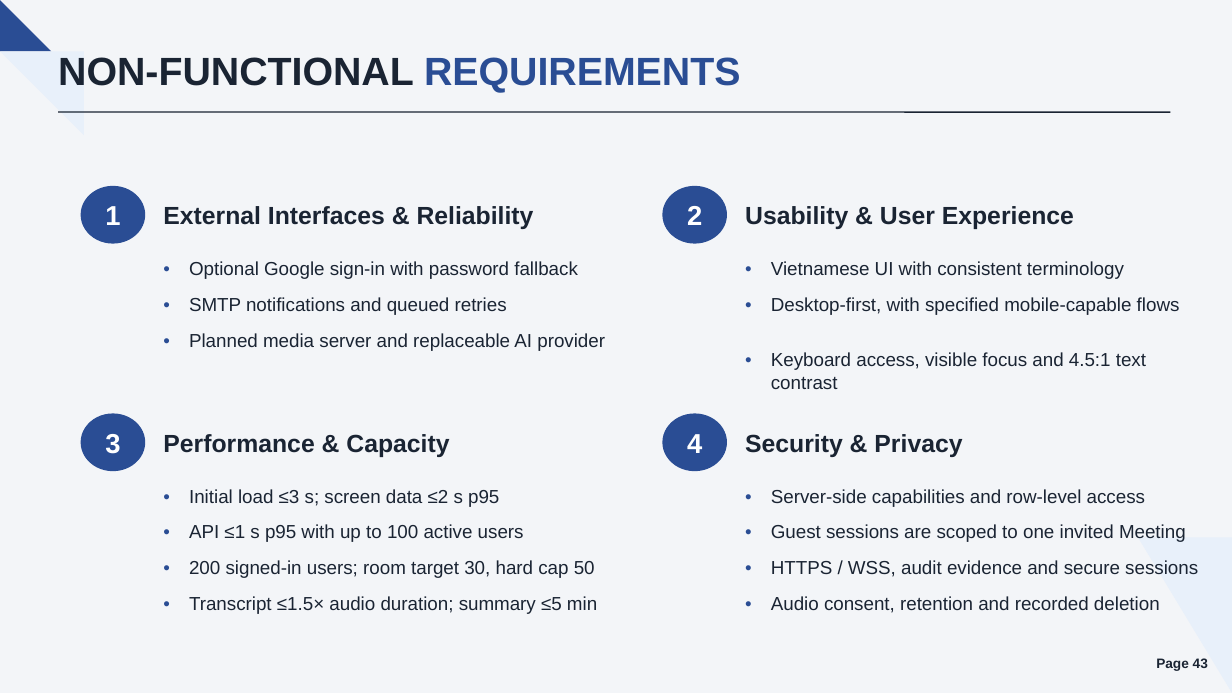
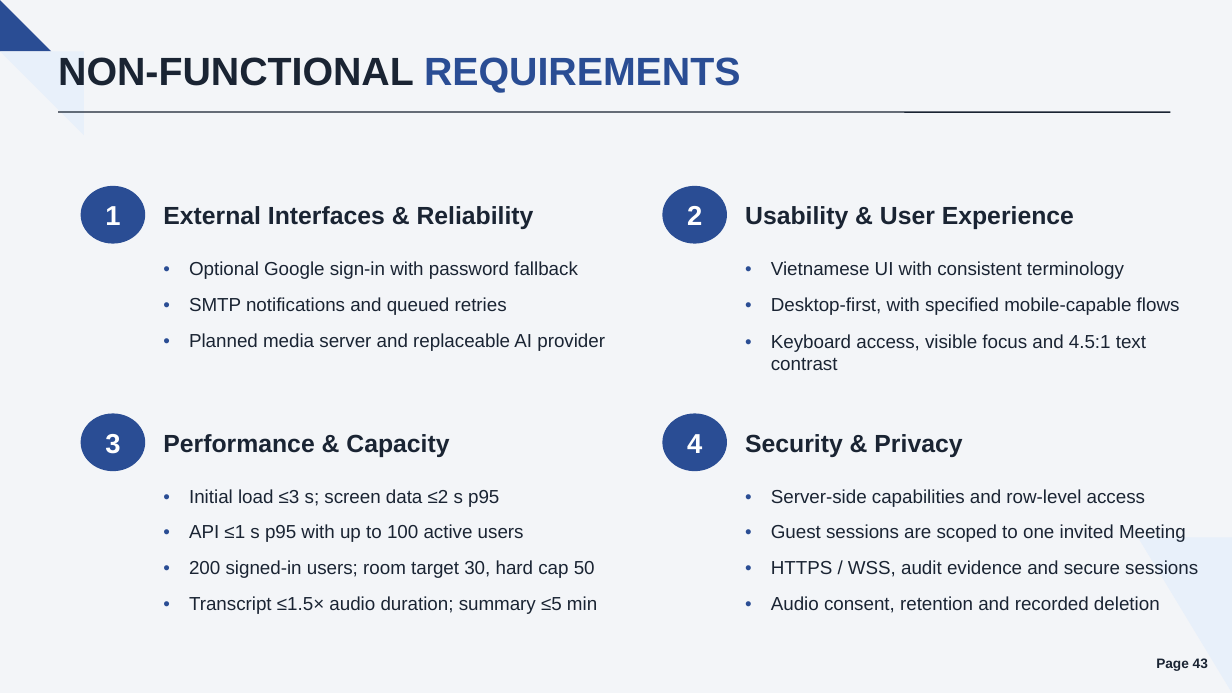
Before and after one commit to callmehai/FU-FA26-G116, a slide deck: slide 43 of docs/08-reports/source/TrustCabinet_Report.pptx. Drawn at 1232x693 pixels with LibreOffice and Linux fonts; fonts in the diff are those of the drawing. Boxes give left, top, right and bottom in pixels: in the first picture for what was removed or moved away, otherwise in the second. Text is boxed around its words. In the diff, an @@ line names an element or a change of style, - is before the commit and + after.

```diff
--- a/docs/08-reports/source/TrustCabinet_Report.pptx
+++ b/docs/08-reports/source/TrustCabinet_Report.pptx
@@ text "Keyboard access, visible focus and ..." moved from (x1=771, y1=352, x2=1146, y2=389) to (x1=771, y1=334, x2=1146, y2=370) @@
@@ text "•" moved from (x1=745, y1=348, x2=764, y2=379) to (x1=745, y1=330, x2=764, y2=361) @@
```
Also in this commit, not shown: 9 other slides changed, 38 other files.
